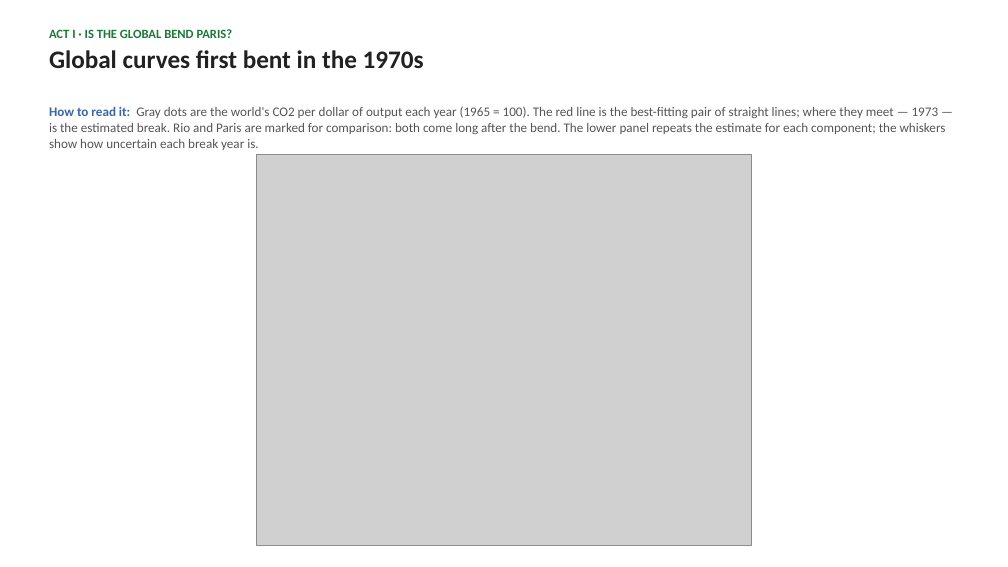
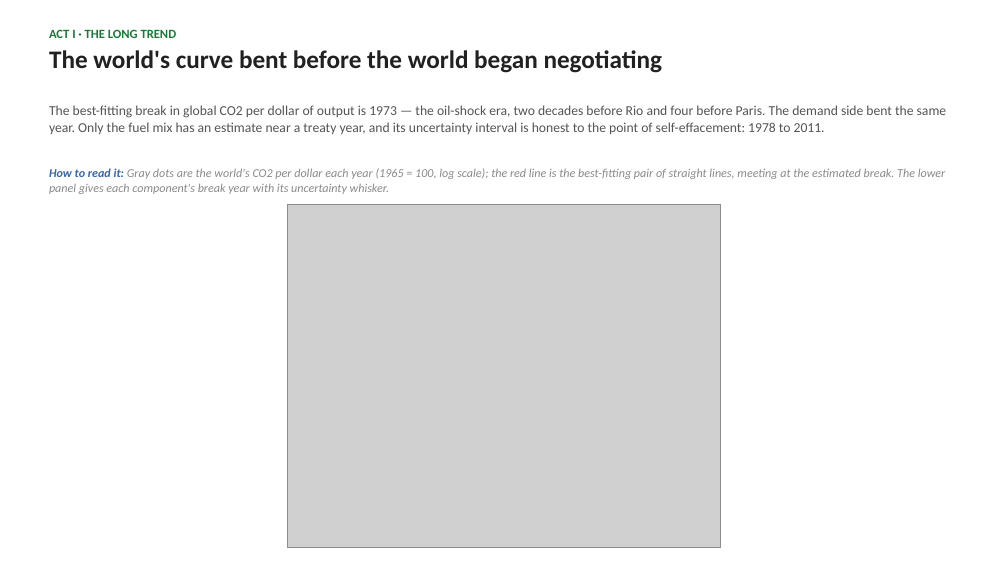
Before and after one commit to cwejnert/HDI-Happiness, a slide deck: slide 7 of carbon_breakpoints_takeaway_figures/what_bends_the_curve_final.pptx (slide 6 before the commit). Drawn at 1008x567 pixels with LibreOffice and Linux fonts; fonts in the diff are those of the drawing; grey boxes stand for pictures. Boxes give left, top, right and bottom in pixels: in the first picture for what was removed or moved away, otherwise in the second. Text is boxed around its words. In the diff, an @@ line names an element or a change of style, - is before the commit and + after.

```diff
--- a/carbon_breakpoints_takeaway_figures/what_bends_the_curve_final.pptx
+++ b/carbon_breakpoints_takeaway_figures/what_bends_the_curve_final.pptx
@@ text at [49,29,663,73]: text changed @@
-ACT I · IS THE GLOBAL BEND PARIS?
-Global curves first bent in the 1970s
+ACT I · THE LONG TREND
+The world's curve bent before the world began negotiating
@@ text added at [49,105,947,134], 13 pt, text #555555 @@
+The best-fitting break in global CO2 per dollar of output is 1973 — the oil-shock era, two decades before Rio and four before Paris. The demand side bent the same year. Only the fuel mix has an estimate near a treaty year, and its uncertainty interval is honest to the point of self-effacement: 1978 to 2011.
@@ text at [49,168,945,194]: text changed; size 12.5 to 11.5 pt; text colour #555555 to #8A8A8A; italic on @@
-How to read it: Gray dots are the world's CO2 per dollar of output each year (1965 = 100). The red line is the best-fitting pair of straight lines; where they meet — 1973 — is the estimated break. Rio and Paris are marked for comparison: both come long after the bend. The lower panel repeats the estimate for each component; the whiskers show how uncertain each break year is.
+How to read it: Gray dots are the world's CO2 per dollar each year (1965 = 100, log scale); the red line is the best-fitting pair of straight lines, meeting at the estimated break. The lower panel gives each component's break year with its uncertainty whisker.
@@ picture: place and size @@
-picture at [256,154,751,546]
+picture at [287,204,721,547]
```
Also in this commit, not shown: 13 other slides changed, 13 slides added, 8 slides removed, 2 other files.
